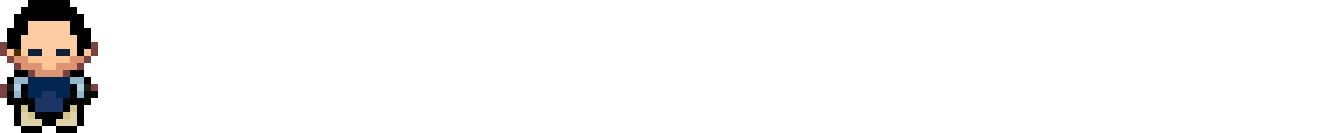
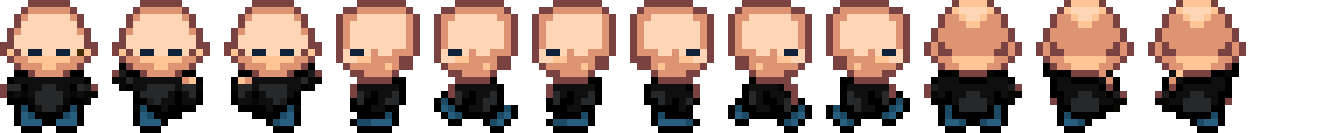
Before/after of a 1330 x 133 layered artwork. What changed in the layer stack:
added layer "Layer 12" above "Layer 11" over (1148, 0, 1246, 133)
added layer "Layer 11" above "Layer 10" over (1036, 0, 1134, 133)
added layer "Layer 10" above "Layer 9" over (924, 0, 1022, 133)
added layer "Layer 9" above "Layer 8" over (826, 0, 910, 133)
added layer "Layer 8" above "Layer 7" over (728, 0, 812, 133)
added layer "Layer 7" above "Layer 6" over (630, 0, 714, 133)
added layer "Layer 6" above "Layer 5" over (532, 0, 616, 133)
added layer "Layer 5" above "Layer 4" over (434, 0, 518, 133)
added layer "Layer 4" above "Layer 3" over (336, 0, 420, 133)
added layer "Layer 3" above "Layer 2" over (224, 0, 322, 133)
added layer "Layer 2" above "Layer 1" over (112, 0, 210, 133)
painted on "Layer 1" over (7, 0, 91, 126)
